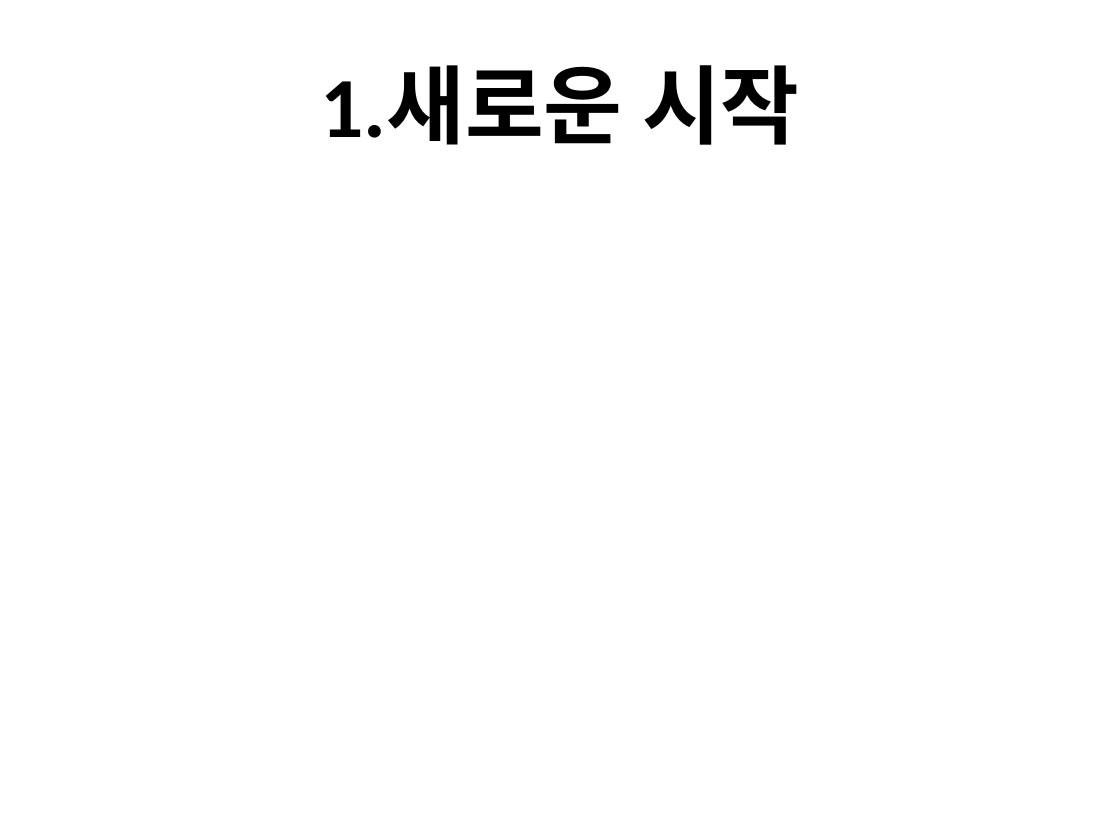
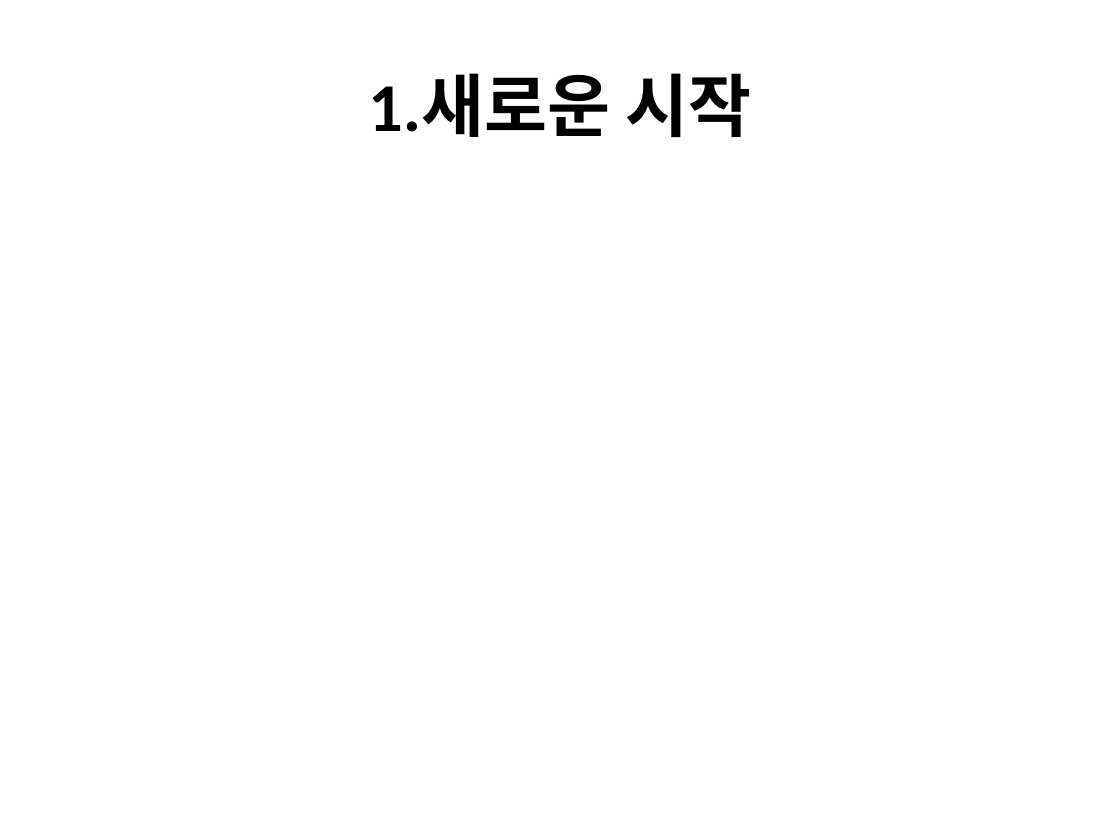
Before and after one commit to YooJeongWoo/docx2pptx, a slide deck: slide 1 of test3.pptx. Drawn at 1120x840 pixels with LibreOffice and Linux fonts; fonts in the diff are those of the drawing. Boxes give left, top, right and bottom in pixels: in the first picture for what was removed or moved away, otherwise in the second. Text is boxed around its words. In the diff, an @@ line names an element or a change of style, - is before the commit and + after.

```diff
--- a/test3.pptx
+++ b/test3.pptx
@@ title "1.새로운 시작" at (368,73,752,138): size 55 to 44 pt @@
```
Also in this commit, not shown: 3 other slides changed, 10 other files.
